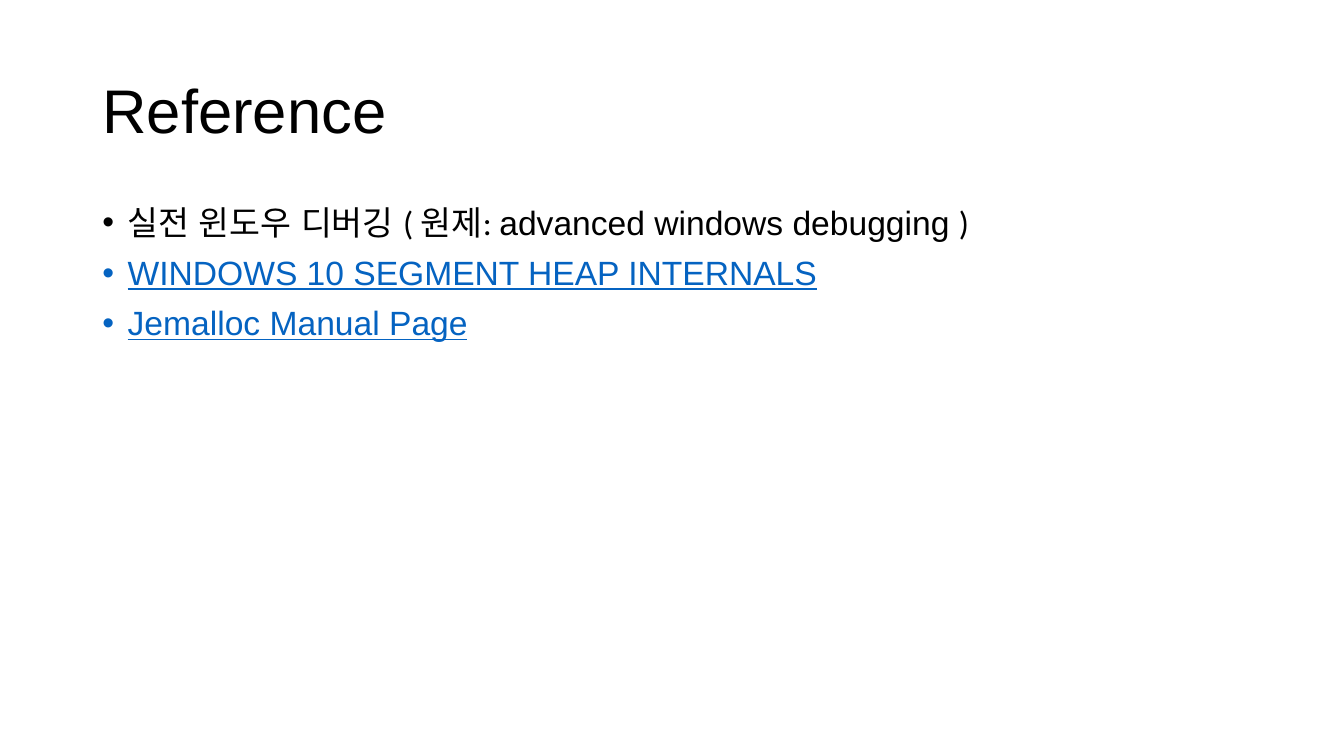
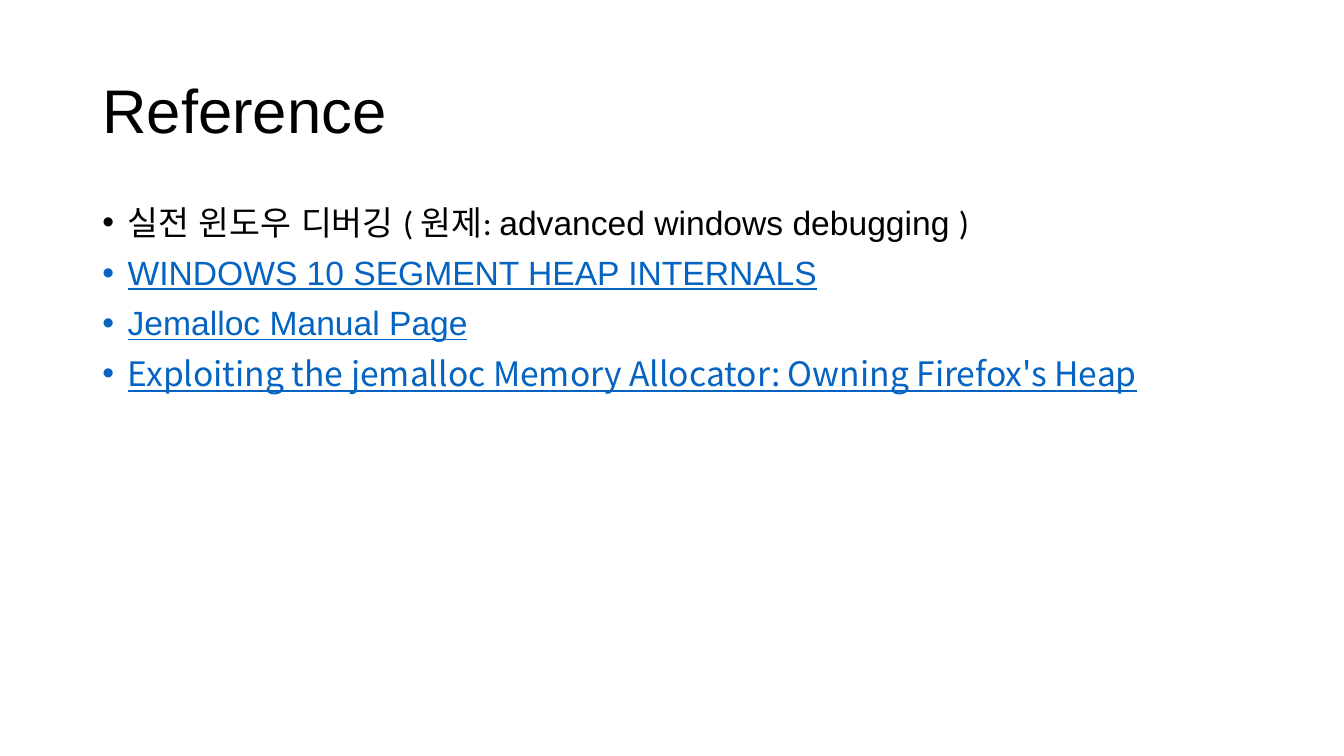
Before and after one commit to CppKorea/OptimizedCppStudy, a slide deck: slide 31 of 13th Study/Optimized C++ Study - Chapter 13, Optimize Memory Management.pptx (slide 26 before the commit). Drawn at 1344x756 pixels with LibreOffice and Linux fonts; fonts in the diff are those of the drawing. Boxes give left, top, right and bottom in pixels: in the first picture for what was removed or moved away, otherwise in the second. Text is boxed around its words. In the diff, an @@ line names an element or a change of style, - is before the commit and + after.

```diff
--- a/13th Study/Optimized C++ Study - Chapter 13, Optimize Memory Management.pptx
+++ b/13th Study/Optimized C++ Study - Chapter 13, Optimize Memory Management.pptx
@@ text at <box>128,359,1136,395</box>: paragraph added @@
+• Exploiting the jemalloc Memory Allocator: Owning Firefox's Heap
```
Also in this commit, not shown: 4 other slides changed, 5 slides added.
